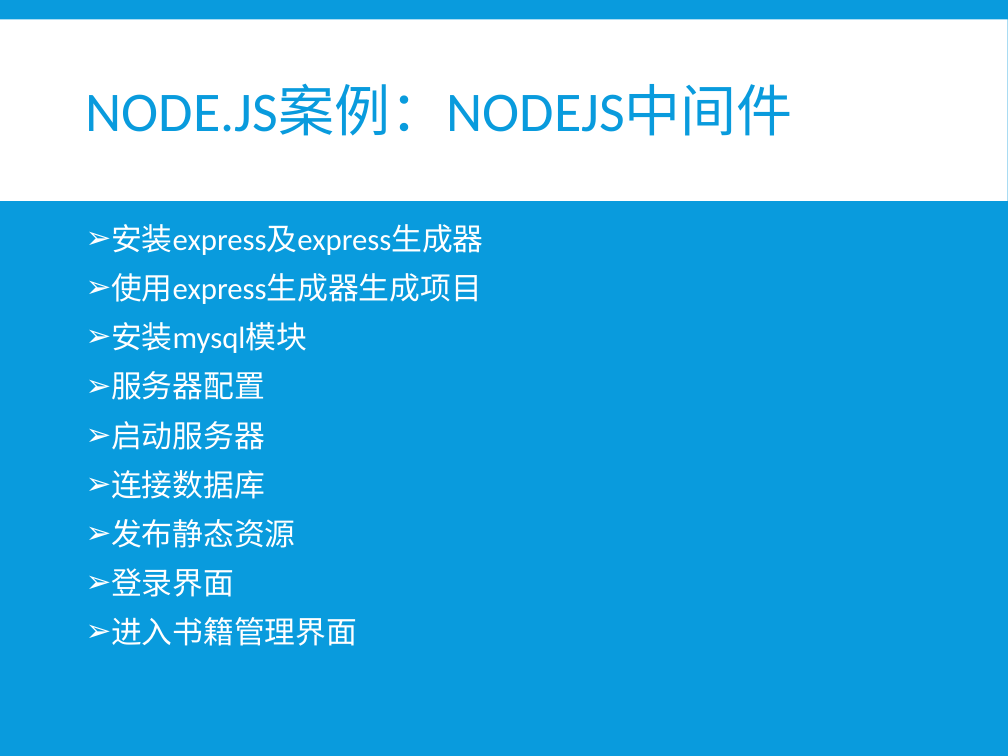
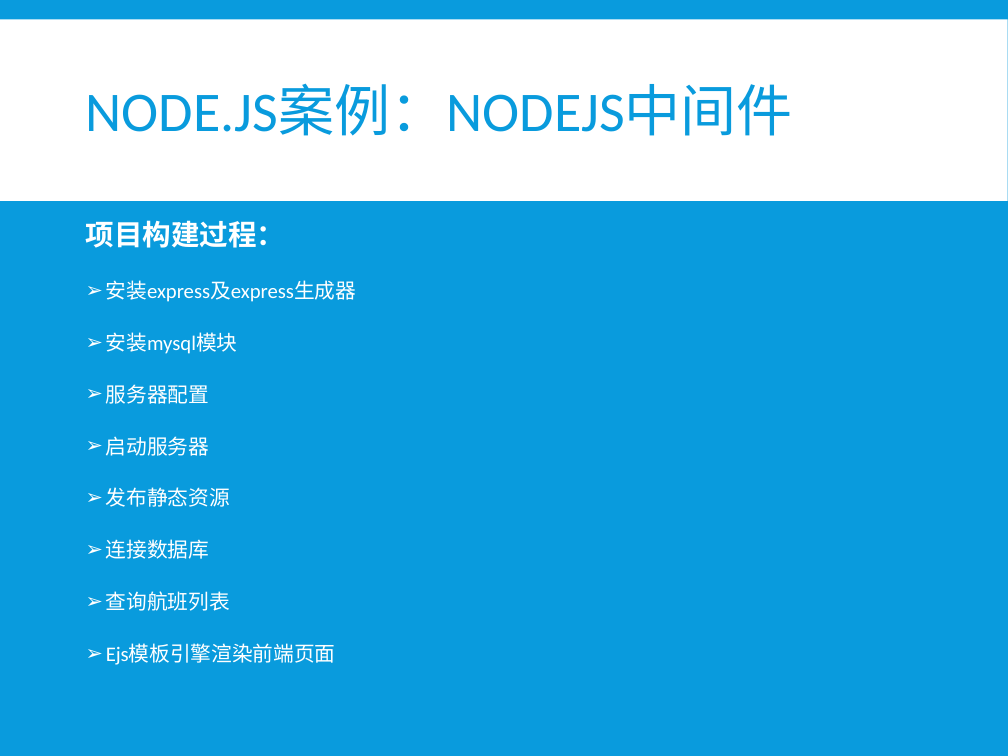
Before and after one commit to xiayu1986/webLearn, a slide deck: slide 23 of mix/技术分享/NODE技术分享.pptx (slide 22 before the commit). Drawn at 1008x756 pixels with LibreOffice and Linux fonts; fonts in the diff are those of the drawing. Boxes give left, top, right and bottom in pixels: in the first picture for what was removed or moved away, otherwise in the second. Text is boxed around its words. In the diff, an @@ line names an element or a change of style, - is before the commit and + after.

```diff
--- a/mix/技术分享/NODE技术分享.pptx
+++ b/mix/技术分享/NODE技术分享.pptx
@@ text at [86,220,286,248]: paragraph added @@
+项目构建过程：
@@ text at [106,280,356,559]: size 22 to 14.8 pt in "安装express及express生成器", "安装mysql模块", "服务器配置", "启动服务器" and 1 more places; line spacing 0.8 to 1.3 @@
@@ text at [111,273,482,304]: paragraph removed @@
-➢ 使用express生成器生成项目
@@ text at [106,487,230,507]: paragraph added @@
+➢ 发布静态资源
@@ text at [106,591,336,665]: text changed; size 22 to 14.8 pt @@
-➢ 发布静态资源
-➢ 登录界面
-➢ 进入书籍管理界面
+➢ 查询航班列表
+➢ Ejs模板引擎渲染前端页面
```
Also in this commit, not shown: 3 other slides changed, 1 slide added, 37 other files.
